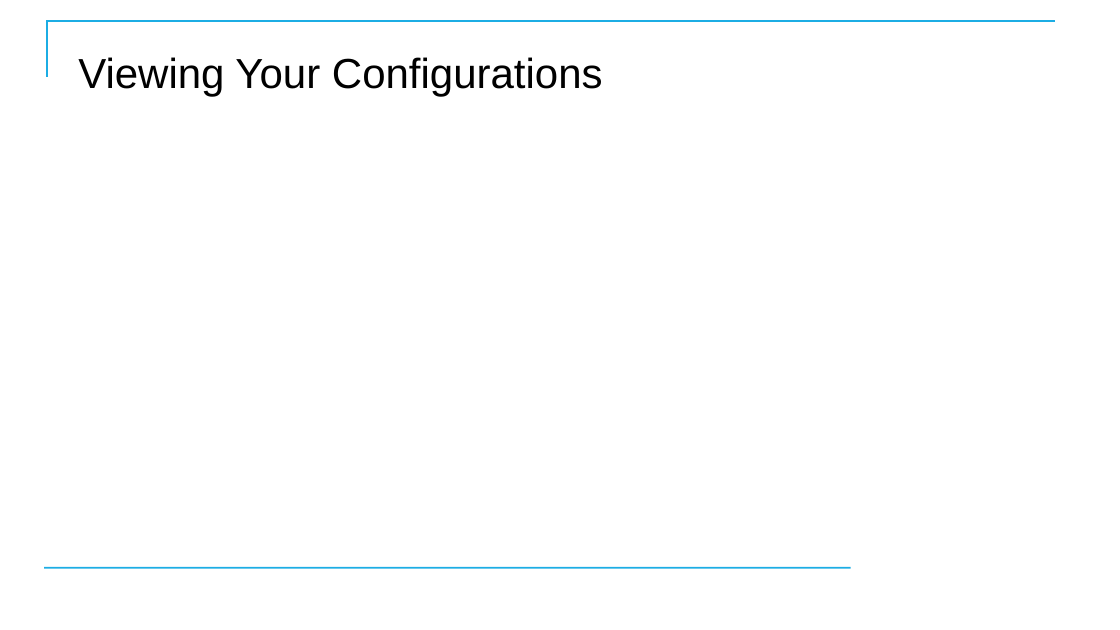
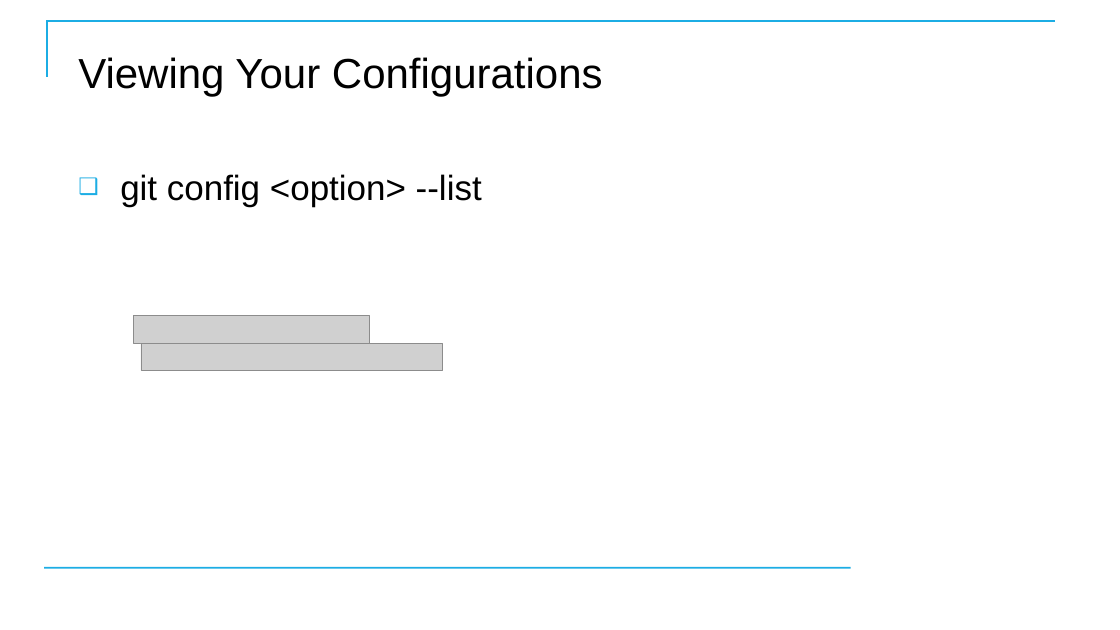
Before and after one commit to CostelloTechnicalConsulting/XGHDEV, a slide deck: slide 24 of ppt/XGHDEV.pptx (slide 26 before the commit). Drawn at 1120x630 pixels with LibreOffice and Linux fonts; fonts in the diff are those of the drawing; grey boxes stand for pictures; background and template pictures are left out. Boxes give left, top, right and bottom in pixels: in the first picture for what was removed or moved away, otherwise in the second. Text is boxed around its words. In the diff, an @@ line names an element or a change of style, - is before the commit and + after.

```diff
--- a/ppt/XGHDEV.pptx
+++ b/ppt/XGHDEV.pptx
@@ text added at [120,174,482,206], 30 pt, text #000000 @@
+❑ git config <option> --list
@@ picture added at [133,315,369,343] @@
@@ picture added at [141,344,443,371] @@
```
Also in this commit, not shown: 15 other slides changed, 1 slide added, 2 slides removed.
